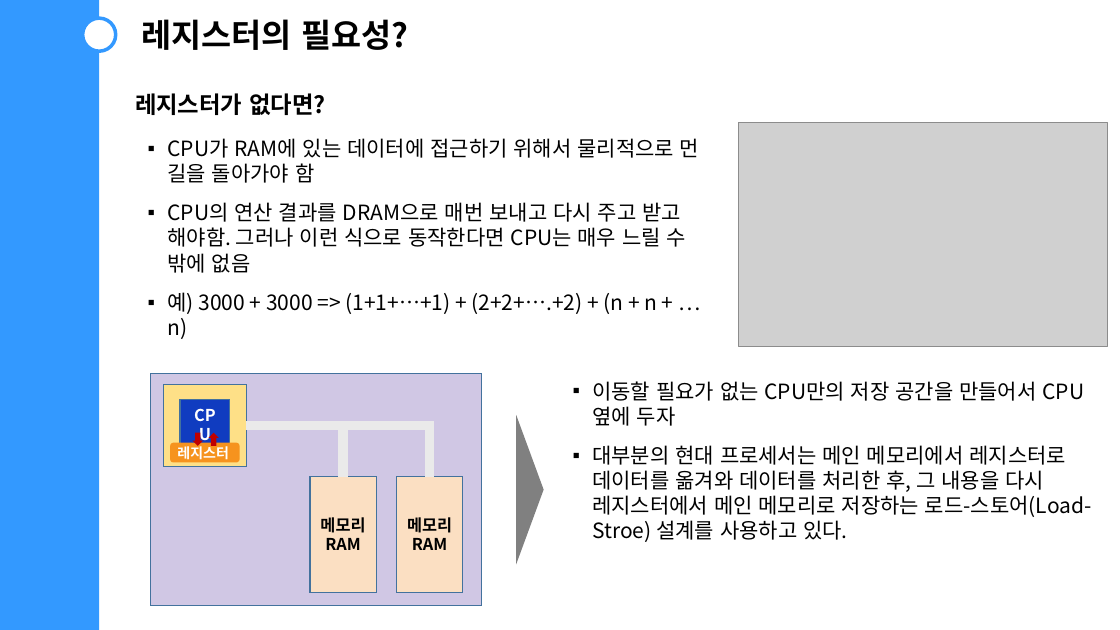
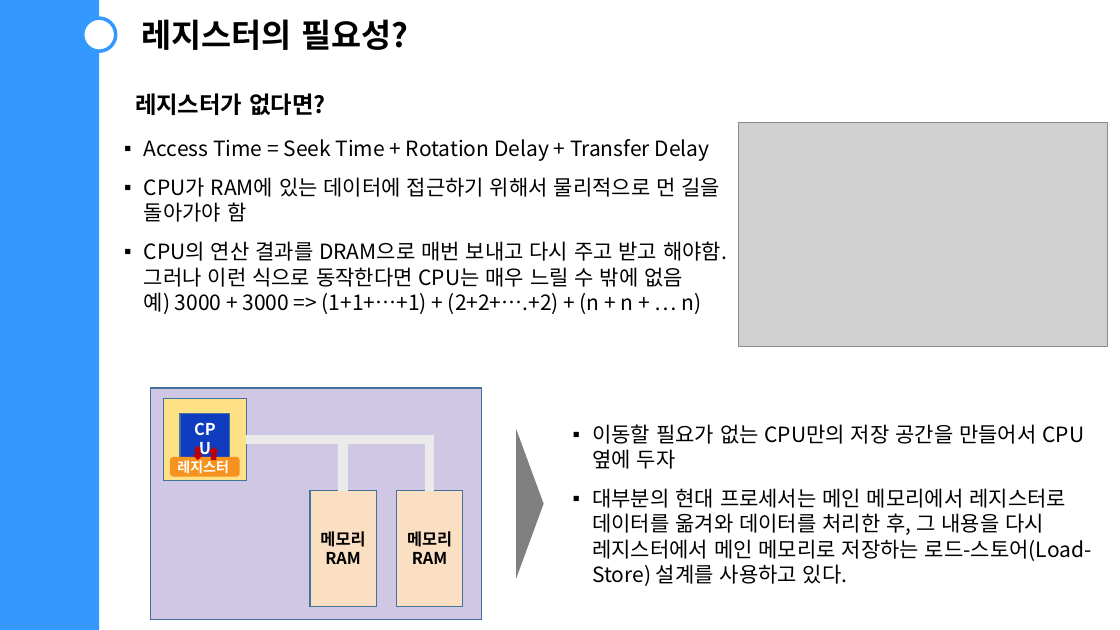
Before and after one commit to siwon-park/computer-science-study, a slide deck: slide 9 of 박시원/발표자료/220629_레지스터.pptx. Drawn at 1120x630 pixels with LibreOffice and Linux fonts; fonts in the diff are those of the drawing; grey boxes stand for pictures. Boxes give left, top, right and bottom in pixels: in the first picture for what was removed or moved away, otherwise in the second. Text is boxed around its words. In the diff, an @@ line names an element or a change of style, - is before the commit and + after.

Commit message:
PPT & PDF update

```diff
--- a/박시원/발표자료/220629_레지스터.pptx
+++ b/박시원/발표자료/220629_레지스터.pptx
@@ text "Access Time = Seek Time ...": place and size @@
-text "Access Time = Seek Time ..." at (167,138,699,339)
+text "Access Time = Seek Time ..." at (144,139,727,314)
@@ text at (144,139,710,161): paragraph added @@
+▪ Access Time = Seek Time + Rotation Delay + Transfer Delay
@@ text at (144,241,727,314): text changed @@
-▪ CPU의 연산 결과를 DRAM으로 매번 보내고 다시 주고 받고 해야함. 그러나 이런 식으로 동작한다면 CPU는 매우 느릴 수 밖에 없음
-▪ 예) 3000 + 3000 => (1+1+…+1) + (2+2+….+2) + (n + n + … n)
+▪ CPU의 연산 결과를 DRAM으로 매번 보내고 다시 주고 받고 해야함. 그러나 이런 식으로 동작한다면 CPU는 매우 느릴 수 밖에 없음
+  예) 3000 + 3000 => (1+1+…+1) + (2+2+….+2) + (n + n + … n)
@@ text "이동할 필요가 없는 CPU만의 저장 ...": place and size @@
-text "이동할 필요가 없는 CPU만의 저장 ..." at (592,381,1092,542)
+text "이동할 필요가 없는 CPU만의 저장 ..." at (592,424,1092,586)
@@ 5 rectangles, 2 elbow lines, 2 down arrows, 1 rounded rectangle, 1 triangle: place and size @@
-5 rectangles, 2 elbow lines, 2 down arrows, 1 rounded rectangle, 1 triangle at (151,374,544,606)
+5 rectangles, 2 elbow lines, 2 down arrows, 1 rounded rectangle, 1 triangle at (151,388,544,620)
@@ text at (592,488,1092,586): text changed @@
-▪ 대부분의 현대 프로세서는 메인 메모리에서 레지스터로 데이터를 옮겨와 데이터를 처리한 후, 그 내용을 다시 레지스터에서 메인 메모리로 저장하는 로드-스토어(Load-Stroe) 설계를 사용하고 있다.
+▪ 대부분의 현대 프로세서는 메인 메모리에서 레지스터로 데이터를 옮겨와 데이터를 처리한 후, 그 내용을 다시 레지스터에서 메인 메모리로 저장하는 로드-스토어(Load-Store) 설계를 사용하고 있다.
```
Also in this commit, not shown: 4 other slides changed, 1 other file.
